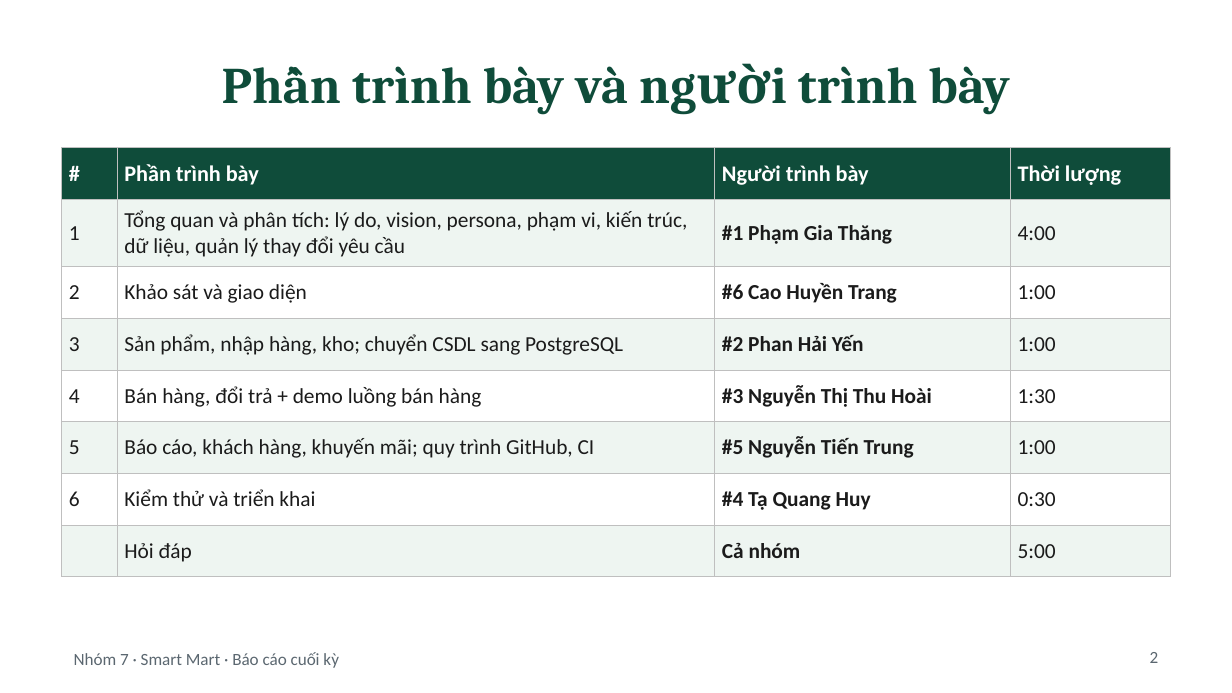
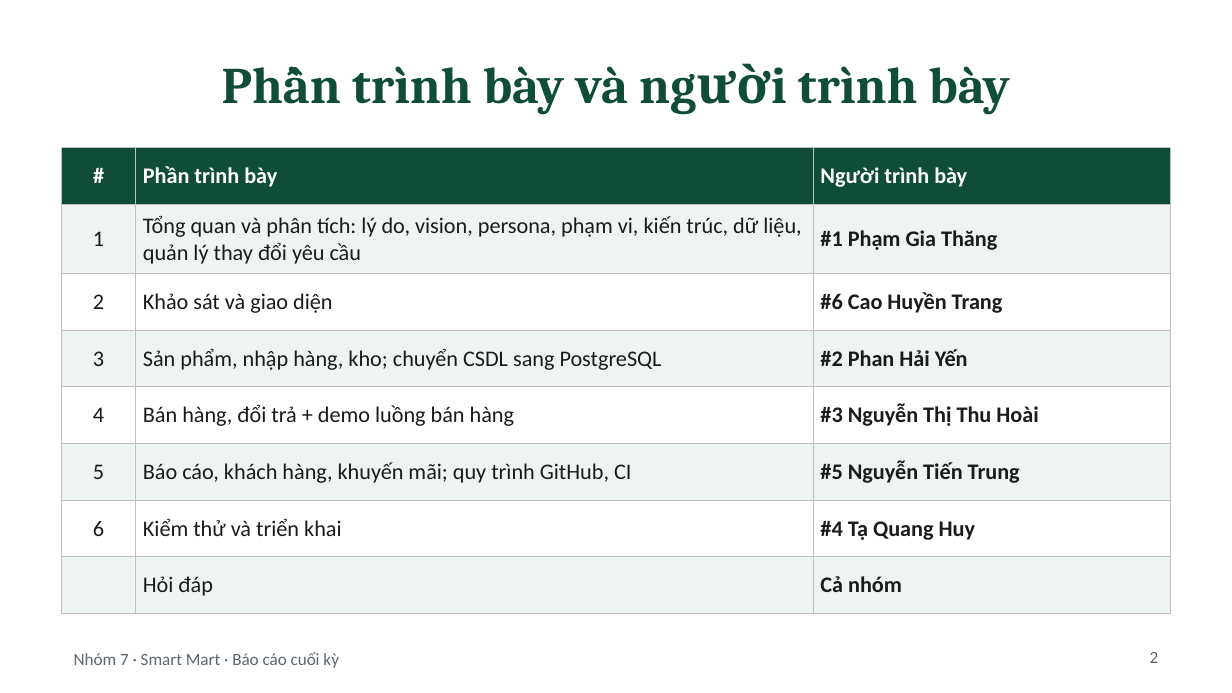
Before and after one commit to mongtrucbay02-sys/Convenience-Store-Management-System, a slide deck: slide 2 of docs/10-final-report/slides/slide_tong-quan-phan-tich_v1_28-11-2026.pptx. Drawn at 1232x693 pixels with LibreOffice and Linux fonts; fonts in the diff are those of the drawing. Boxes give left, top, right and bottom in pixels: in the first picture for what was removed or moved away, otherwise in the second. Text is boxed around its words. In the diff, an @@ line names an element or a change of style, - is before the commit and + after.

```diff
--- a/docs/10-final-report/slides/slide_tong-quan-phan-tich_v1_28-11-2026.pptx
+++ b/docs/10-final-report/slides/slide_tong-quan-phan-tich_v1_28-11-2026.pptx
@@ table at <box>62,148,1170,600</box> @@
-column 4: Thời lượng | 4:00 | 1:00 | 1:00 | 1:30 | 1:00 | 0:30 | 5:00
```
